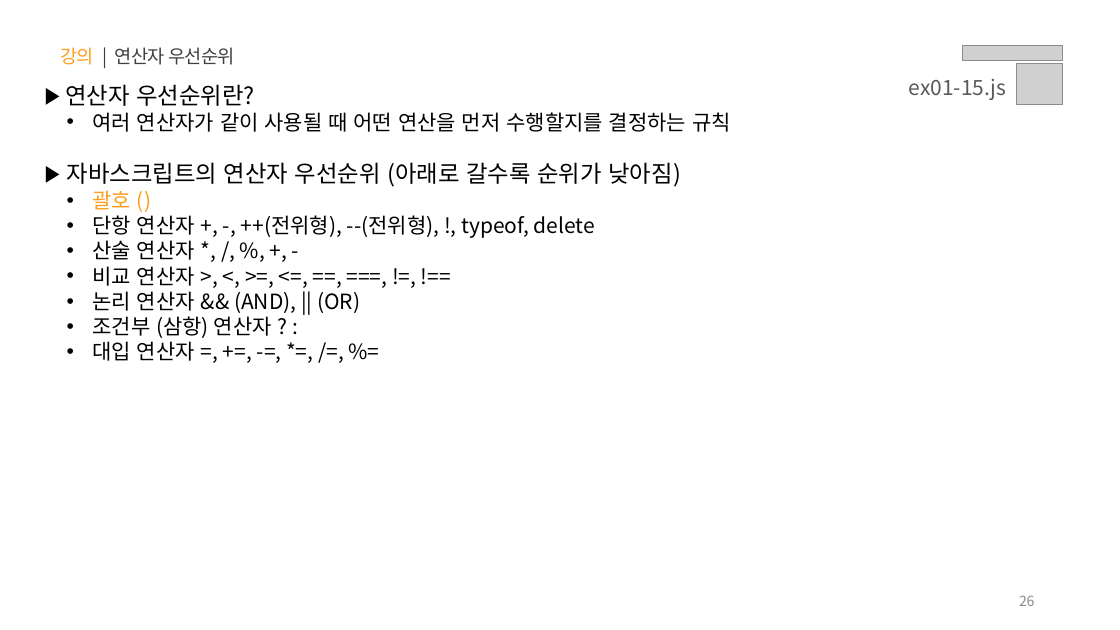
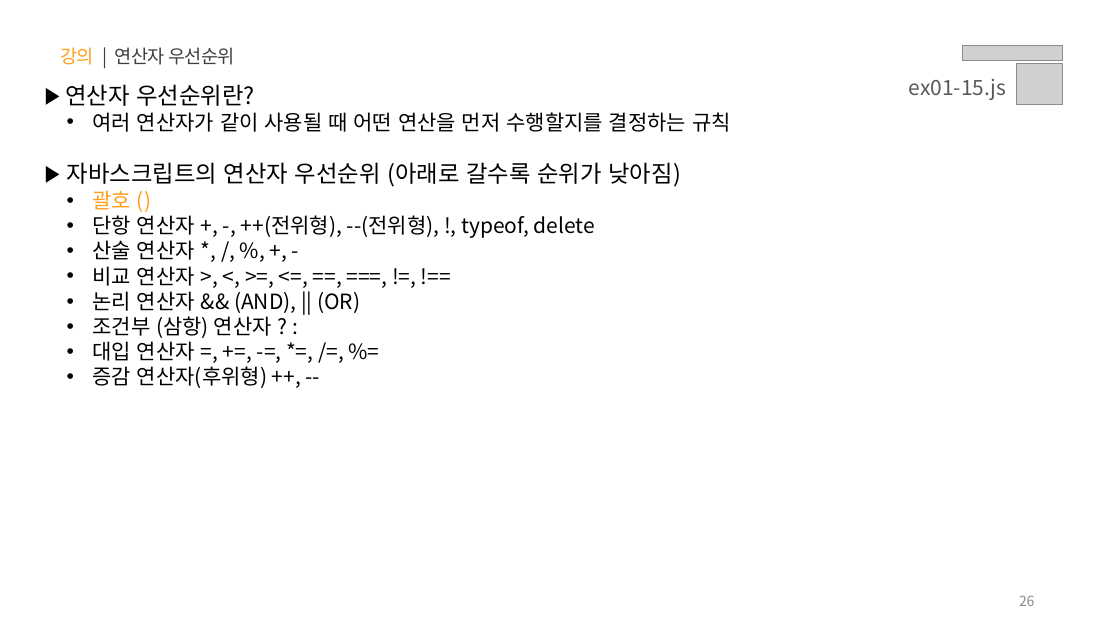
Before and after one commit to yebin-jeong/learn-js, a slide deck: slide 26 of PPT/01.자바스크립트 - 기초 문법.pptx. Drawn at 1120x630 pixels with LibreOffice and Linux fonts; fonts in the diff are those of the drawing; grey boxes stand for pictures. Boxes give left, top, right and bottom in pixels: in the first picture for what was removed or moved away, otherwise in the second. Text is boxed around its words. In the diff, an @@ line names an element or a change of style, - is before the commit and + after.

```diff
--- a/PPT/01.자바스크립트 - 기초 문법.pptx
+++ b/PPT/01.자바스크립트 - 기초 문법.pptx
@@ text at box(92, 366, 267, 388): paragraph added @@
+  • 증감 연산자(후위형) ++, --
```
Also in this commit, not shown: 5 other slides changed.
